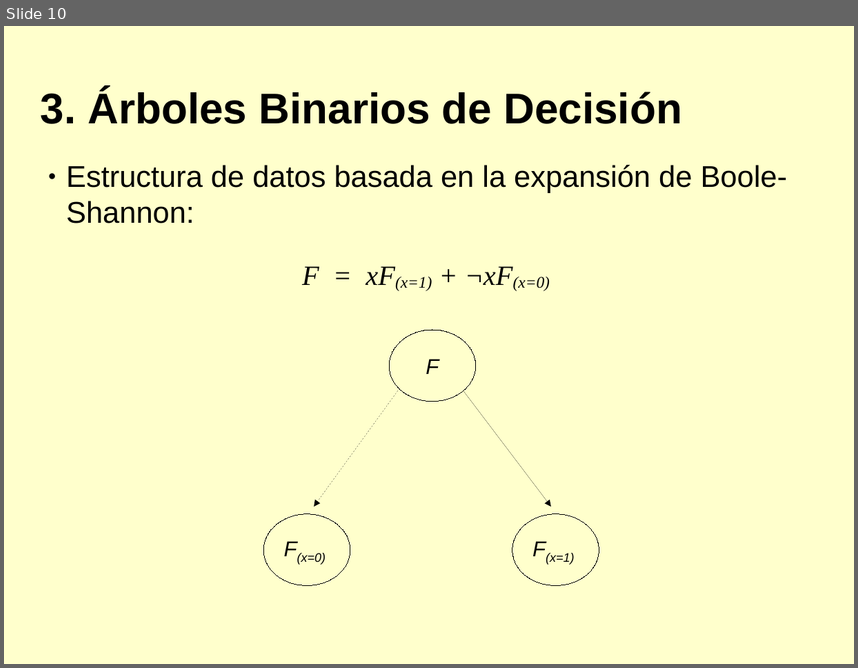
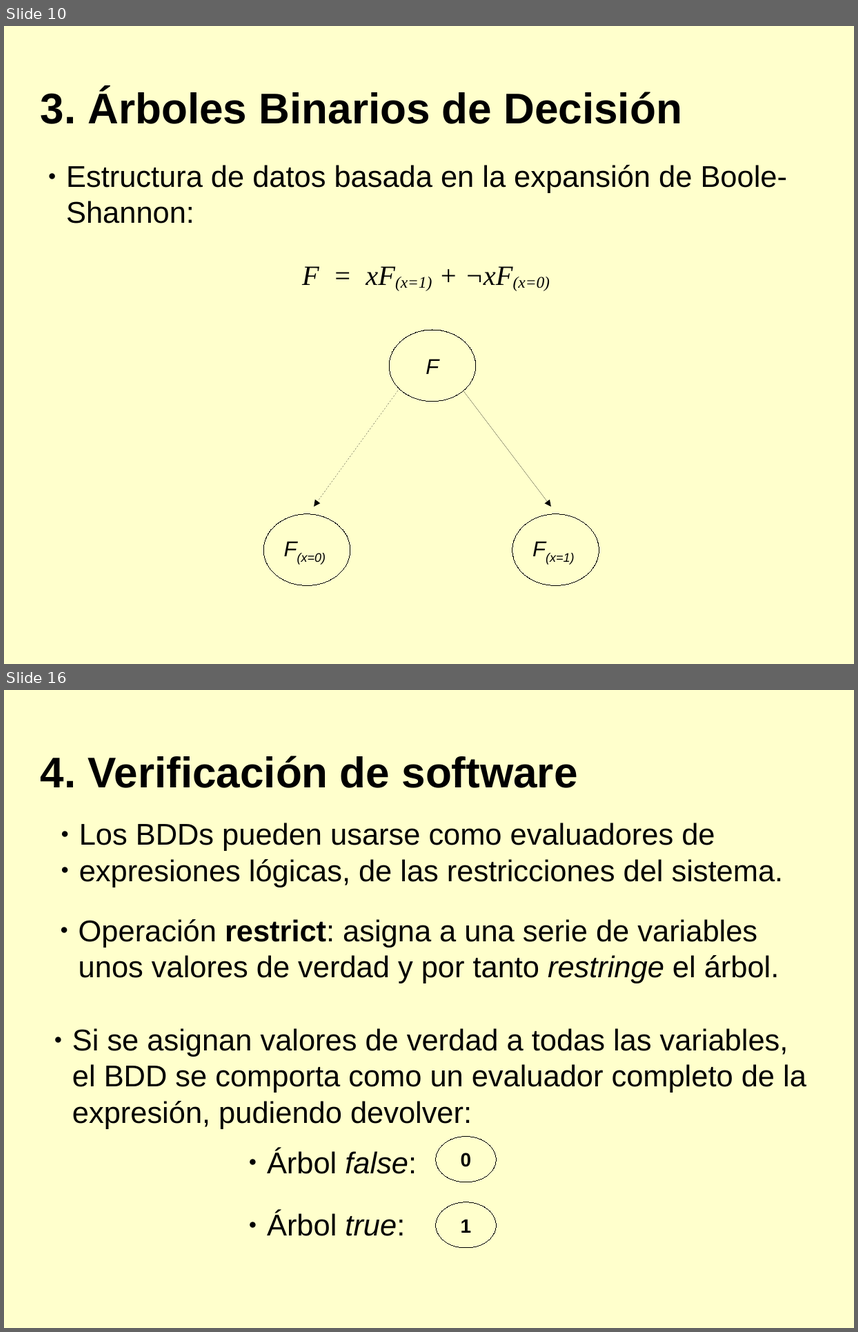
Before and after one commit to diegojromerolopez/djbdd, a slide deck: doc/presentacion.odp. Shown one above the other, each under a label of ours: slide 10 before the commit, slides 10 and 16 after it; the slides between them are not shown. The pictures are 858x668 and 858x1332 pixels, drawn with LibreOffice and Linux fonts; fonts in the diff are those of the drawing. Boxes give left, top, right and bottom in pixels: in the first picture for what was removed or moved away, otherwise in the second. Text is boxed around its words. In the diff, an @@ line names an element or a change of style, - is before the commit and + after.

```diff
--- a/doc/presentacion.odp
+++ b/doc/presentacion.odp
@@ slide 16 added at [4,690,854,1328], background #FFFFCC @@
@@ text added at [41,756,578,788], 40 pt, text #000000, bold @@
+4. Verificación de software
@@ text added at [79,822,784,887], 28 pt, text #000000 @@
+● Los BDDs pueden usarse como evaluadores de
+● expresiones lógicas, de las restricciones del sistema.
@@ text added at [79,919,780,983], 28 pt, text #000000 @@
+● Operación restrict: asigna a una serie de variables unos valores de verdad y por tanto restringe el árbol.
@@ text added at [72,1028,806,1129], 28 pt, text #000000 @@
+● Si se asignan valores de verdad a todas las variables, el BDD se comporta como un evaluador completo de la expresión, pudiendo devolver:
@@ ellipse added at [436,1136,496,1182], outline #000000 0 pt, 18 pt, text #000000, bold @@
+0
@@ text added at [267,1149,417,1174], 28 pt, text #000000 @@
+● Árbol false:
@@ ellipse added at [436,1202,496,1248], outline #000000 0 pt, 18 pt, text #000000, bold @@
+1
@@ text added at [267,1211,405,1236], 28 pt, text #000000 @@
+● Árbol true:
```
Also in this commit, not shown: 1 slide changed, 14 other slides added, 3 other files.
